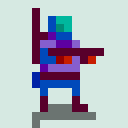
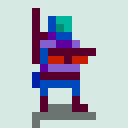
The second w=128, h=128 image is a revision of the first. Changes to its layers:
showed group "forward copy" (2 layers) over [48, 56, 96, 64]
showed "forward" (5th of 7, in "forward copy"), painted on it over [48, 56, 96, 64]
hid group "forward" (6th of 7) (2 layers) over [48, 48, 104, 64]
